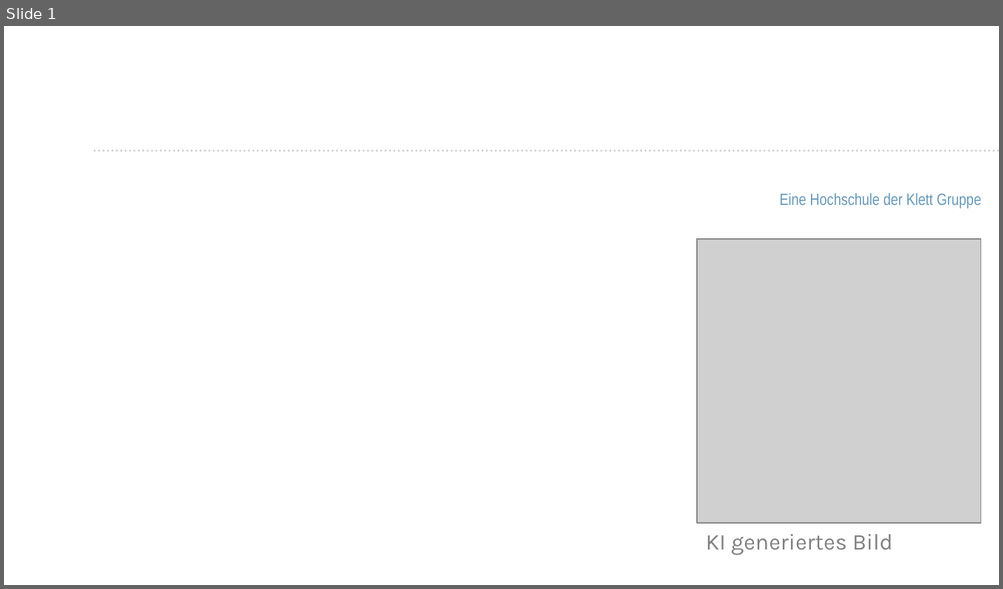
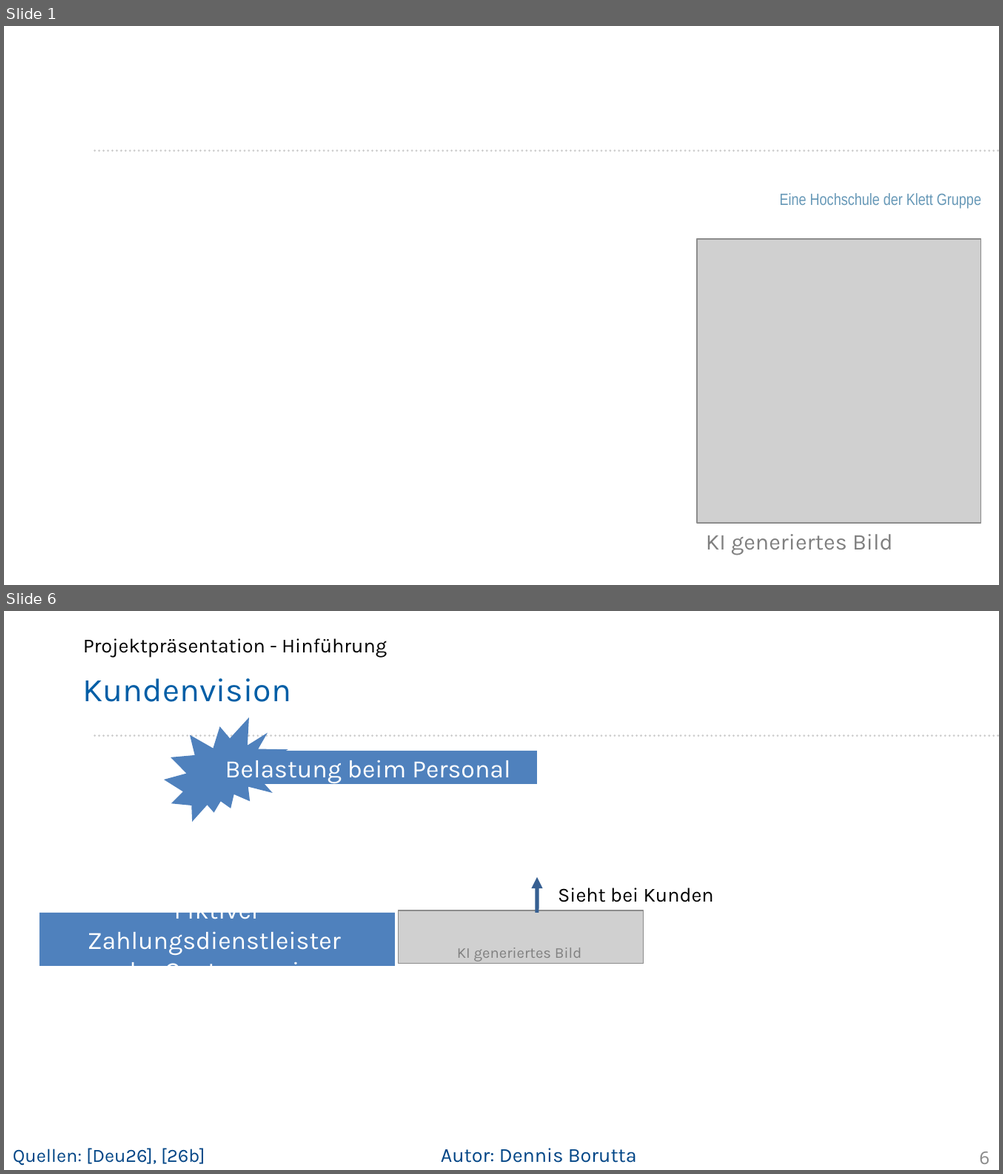
Before and after one commit to Project-CoasterBot/coasterbot, a slide deck: M6_Projekträsentation/db_Projektpräsentation_Coasterbot.odp. Shown one above the other, each under a label of ours: slide 1 before the commit, slides 1 and 6 after it; the slides between them are not shown. The pictures are 1003x589 and 1003x1174 pixels, drawn with LibreOffice and Linux fonts; fonts in the diff are those of the drawing; grey boxes stand for pictures; background and template pictures are left out. Boxes give left, top, right and bottom in pixels: in the first picture for what was removed or moved away, otherwise in the second. Text is boxed around its words. In the diff, an @@ line names an element or a change of style, - is before the commit and + after.

Commit message:
Abschluss Entwurf Teil Dennis

```diff
--- a/M6_Projekträsentation/db_Projektpräsentation_Coasterbot.odp
+++ b/M6_Projekträsentation/db_Projektpräsentation_Coasterbot.odp
@@ slide 6 added at [4,611,999,1170], background #FFFFFF; not listed: 1 template element that a slide beside it also shows @@
@@ text added at [83,638,387,658], 16 pt, text #000000 @@
+Projektpräsentation - Hinführung
@@ title added at [83,678,291,702], 26.4 pt, text #005EA6 @@
+Kundenvision
@@ irregular seal added at [164,718,288,822], fill #4F81BD @@
@@ rectangle added at [200,751,538,784], fill #4F81BD, 20 pt, text #FFFFFF @@
+Belastung beim Personal
@@ arrow added from (538, 914) to (538, 877), #376092 3 pt @@
@@ text added at [558,888,714,903], 16 pt, text #000000 @@
+Sieht bei Kunden
@@ rectangle added at [40,914,395,967], fill #4F81BD, 20 pt, text #FFFFFF @@
+Fiktiver Zahlungsdienstleister
+der Gastronomie
@@ picture added at [398,911,644,964] @@
@@ text added at [457,948,581,962], 12 pt, text #808080 @@
+KI generiertes Bild
@@ text added at [13,1148,205,1166], 15 pt, text #004586 @@
+Quellen: [Deu26], [26b]
@@ text added at [441,1148,637,1163], 16 pt, text #004586 @@
+Autor: Dennis Borutta
@@ page number added at [979,1152,989,1165], 14 pt, text #8C8C8C @@
+6
```
Also in this commit, not shown: 2 slides changed, 24 other slides added, 1 slide removed, 2 other files.
